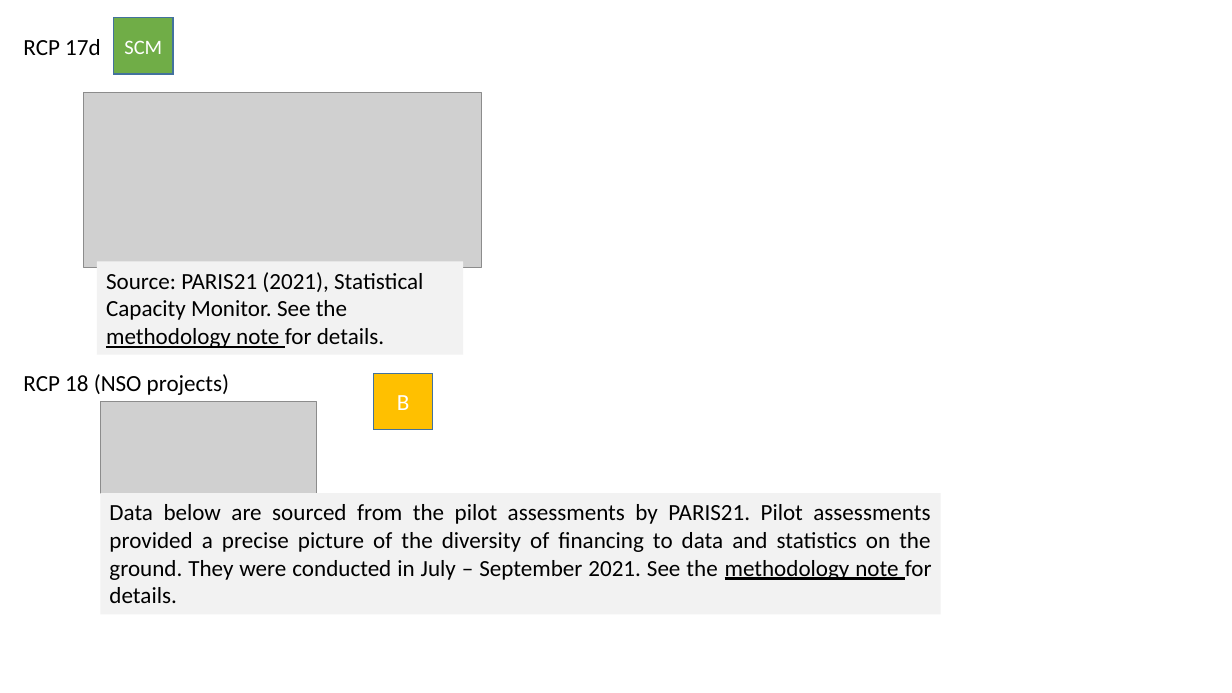
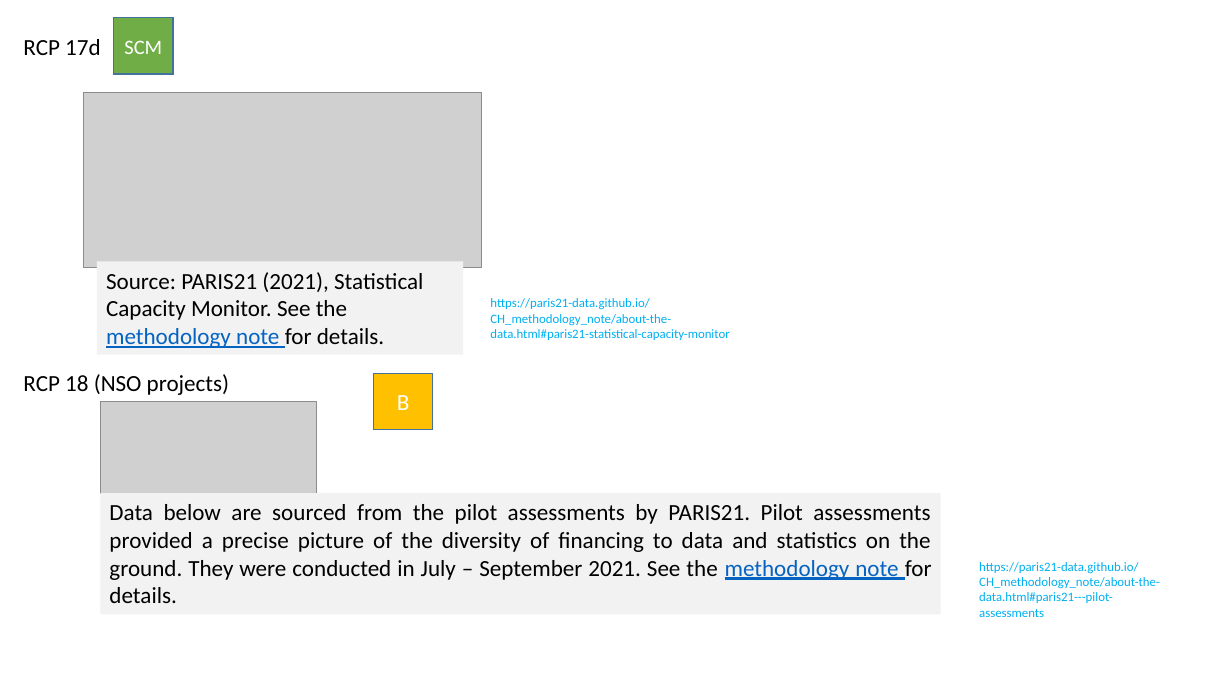
Before and after one commit to tian-y/Norway_factsheet, a slide deck: slide 21 of ChartExplainerAndUnitandSource_links.pptx. Drawn at 1232x693 pixels with LibreOffice and Linux fonts; fonts in the diff are those of the drawing; grey boxes stand for pictures. Boxes give left, top, right and bottom in pixels: in the first picture for what was removed or moved away, otherwise in the second. Text is boxed around its words. In the diff, an @@ line names an element or a change of style, - is before the commit and + after.

```diff
--- a/ChartExplainerAndUnitandSource_links.pptx
+++ b/ChartExplainerAndUnitandSource_links.pptx
@@ rectangle "Source: PARIS21 (2021), Statistical Capacity ..." at [97, 262, 463, 355]: text colour #000000 to #0563C1 in "methodology note" @@
@@ text added at [490, 298, 729, 340], 10 pt, text #00B0F0 @@
+https://paris21-data.github.io/CH_methodology_note/about-the-data.html#paris21-statistical-capacity-monitor
@@ rectangle "Data below are sourced from ..." at [101, 494, 941, 615]: text colour #000000 to #0563C1 in "methodology note" @@
@@ text added at [979, 562, 1160, 617], 10 pt, text #00B0F0 @@
+https://paris21-data.github.io/CH_methodology_note/about-the-data.html#paris21---pilot-assessments
```
Also in this commit, not shown: 26 other slides changed, 6 other files.
